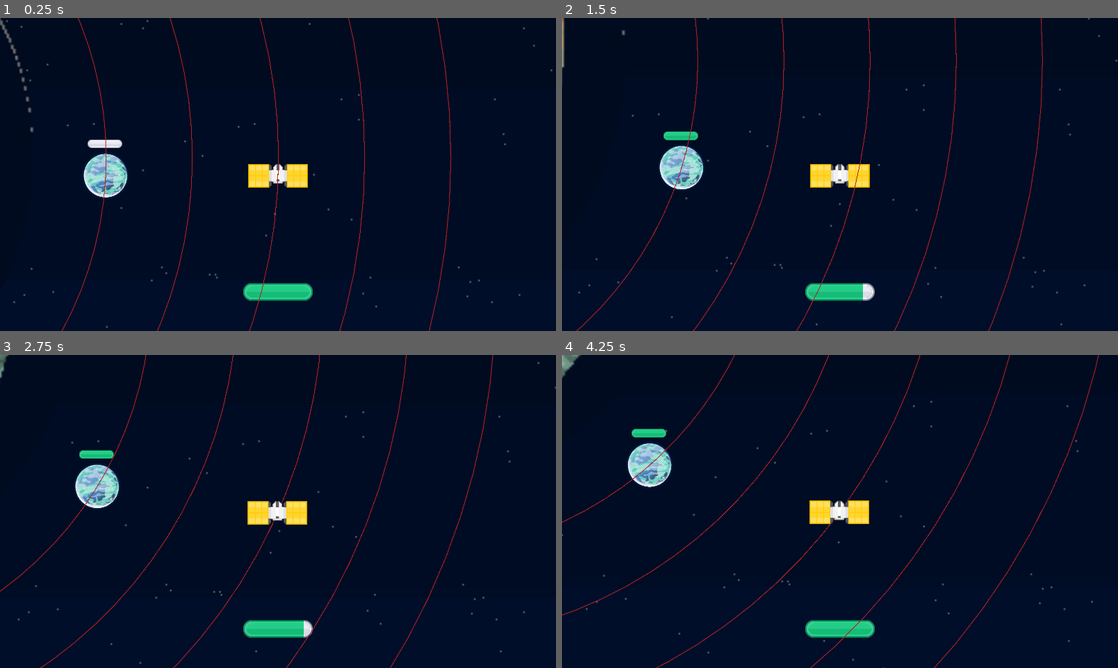
Above: before the commit, frames 1-4 (two rows, left to right).
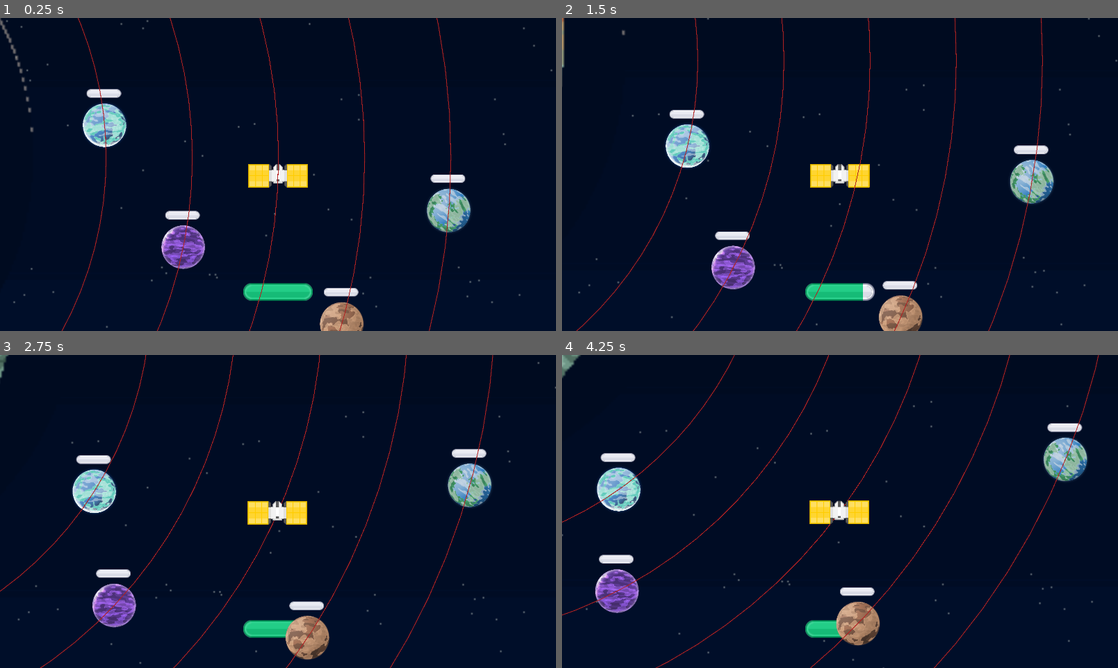
Above: after the commit, the same moments.

Repository: ThreeChooseOne/loopiter
Game: Godot game, scene res://main.tscn
Same seed, same stepped clock (60 frames per second), same inputs: the game is played once before the commit and once after it.
Inputs:
- Up to frame 1 (0.25 s): no input
- Up to frame 2 (1.5 s): tap Enter at 0.5 s; hold Up 0.53-1.28 s; tap Space at 0.6, 0.77, 1.07 s; hold Down from 1.28 s (still down); tap I at 1.35 s
- Up to frame 3 (2.75 s): tap Space at 1.52, 1.55, 1.82, 2.3 s; release Down at 2.03 s; hold Up from 2.03 s (still down); tap O at 2.1 s
- Up to frame 4 (4.25 s): tap V at 2.85 s; tap Space at 3.02, 3.05, 3.32, 3.6, 3.77, 4.07 s; release Up at 3.53 s; hold Down from 3.53 s (still down)

The runs differ from the first frame. In frame 1, 4.8% of the frame differs, in the area x 14-85%, y 22-100%; in frame 2, 4.6%; in frame 3, 4.2%; in frame 4, 5.2%, in the area x 6-95%, y 21-93%.

Commit message:
create multiple moon! (#27)
* create multiple moon!

* Add safeguards so moons don't spawn on each other

* Remove manual research since we now have automatic research :)

* Add safeguards so moons don't spawn too close to the player

Diff:
--- a/core/orbiting_body.gd
+++ b/core/orbiting_body.gd
@@ -194,13 +194,6 @@
 	speed -= 20
 	speed = clamp(speed, MIN_SPEED, MAX_SPEED)
 
-func _on_enter_pressed():
-	increment_research()
-
-func increment_research():
-	research.value = min(research.value + 1, research.max_value)
-	print("Progress: ", research.value, "/", research.max_value)
-
 func _process(delta: float) -> void:
 	progress += speed * delta
 
--- a/main.gd
+++ b/main.gd
@@ -4,8 +4,13 @@
 const player_scene = preload("res://core/player.tscn")
 var player: OrbitingBody
 
+# Track all moons for signal management
+var all_moons: Array[OrbitingBody] = []
+
+# Store speed for each orbit that has moons
+var orbit_speeds: Dictionary = {}
+
 # Input signals
-signal enter_key_pressed
 signal up_key_pressed
 signal down_key_pressed
 
@@ -15,6 +20,19 @@
 const fuel_cost = 20
 
 const num_orbits = 21
+const moons_per_orbit = 3
+
+# Define which orbits should have moons (same as debug visualization)
+const moon_orbit_indices = [0, 5, 10, 15, 20]
+
+# Speed range for orbits with moons
+const MIN_ORBIT_SPEED = 60
+const MAX_ORBIT_SPEED = 140
+
+# Moon positioning settings
+const MIN_MOON_DISTANCE = 0.15 # Minimum distance between moons (as fraction of orbit)
+const POSITION_RANDOMNESS = 0.08  # How much to randomly offset from even spacing
+const MIN_DISTANCE_FROM_PLAYER = 0.25  # Keep moons at least 25% away from player on orbit 10
 
 func _ready() -> void:
 	# Add 21 orbits
@@ -29,25 +47,12 @@
 		orbits.append(new_orbit)
 		add_child(new_orbit)
 
-	# Create a moon with collision detection
-	var gen_moon = OrbitingBody.new()
-	gen_moon.init_random_planet()
-
-	# Set up collision layers
-	gen_moon.set_collision_layer(2) # Moon layer
-	gen_moon.set_collision_mask(1) # Can collide with player layer
-
-	# Set up research area layers
-	gen_moon.set_research_collision_layer(4) # Research area layer
-	gen_moon.set_research_collision_mask(1) # Can detect player layer
-
-	# Connect to collision signals
-	gen_moon.body_collided.connect(_on_moon_collision)
-	gen_moon.area_collided.connect(_on_moon_area_collision)
-	gen_moon.research_area_entered.connect(_on_moon_research_entered)
-	gen_moon.research_area_exited.connect(_on_moon_research_exited)
-
-	orbits[0].add_child(gen_moon)
+
+	# Generate random speeds for moon orbits
+	generate_orbit_speeds()
+
+	# Add moons only to specific orbits
+	populate_selected_orbits_with_moons()
 
 	# Debug visualization
 	orbits[0].visualize_debug(true)
@@ -56,8 +61,9 @@
 	orbits[15].visualize_debug(true)
 	orbits[20].visualize_debug(true)
 
-	# Create player
+	# Create player on orbit 10
 	player = player_scene.instantiate()
+	player.name = "Player" # Important for collision detection
 	orbits[10].add_child(player)
 
 	# Set up player collision if it's also an OrbitingBody
@@ -69,8 +75,141 @@
 	up_key_pressed.connect(player._on_up_pressed)
 	down_key_pressed.connect(player._on_down_pressed)
 
-	# Hooks up signal to increment research meter
-	enter_key_pressed.connect(gen_moon._on_enter_pressed)
+func generate_orbit_speeds():
+	# Generate a random speed for each orbit that will have moons
+	for orbit_index in moon_orbit_indices:
+		var random_speed = randi_range(MIN_ORBIT_SPEED, MAX_ORBIT_SPEED)
+		orbit_speeds[orbit_index] = random_speed
+		print("Orbit ", orbit_index, " speed: ", random_speed)
+
+func populate_selected_orbits_with_moons():
+	# Add moons only to the orbits with debug visualization
+	for orbit_index in moon_orbit_indices:
+		add_moons_to_orbit(orbit_index)
+	print("Created ", all_moons.size(), " moons across ", moon_orbit_indices.size(), " orbits")
+
+func add_moons_to_orbit(orbit_index: int):
+	# Add multiple moons to a specific orbit with proper spacing
+	var orbit = orbits[orbit_index]
+	var orbit_speed = orbit_speeds[orbit_index]
+
+		# Generate positions for all moons in this orbit (player-aware for orbit 10)
+	var moon_positions = generate_moon_positions_safe(moons_per_orbit, orbit_index)
+
+	for moon_index in range(moons_per_orbit):
+		var moon = create_moon(orbit_index, moon_index, orbit_speed)
+		orbit.add_child(moon)
+		all_moons.append(moon)
+
+		# Use the calculated position
+		var moon_progress = moon_positions[moon_index]
+		moon.progress_ratio = moon_progress
+
+		print("Created moon ", moon.name, " at progress ", "%.3f" % moon_progress, " with speed ", orbit_speed)
+
+		# Extra safety check for player orbit
+		if orbit_index == 10:
+			var distance_from_player = calculate_circular_distance(moon_progress, 0.0)
+			print("  Distance from player: ", "%.3f" % distance_from_player)
+
+func generate_moon_positions_safe(num_moons: int, orbit_index: int) -> Array[float]:
+	# Generate well-spaced positions for moons, avoiding player if on same orbit
+	var positions: Array[float] = []
+	var player_position = 0.0  # Player starts at progress 0
+
+	# Start with even spacing
+	for i in range(num_moons):
+		var base_position = float(i) / float(num_moons)
+		positions.append(base_position)
+
+	# If this is the player's orbit, adjust base positions to avoid player
+	if orbit_index == 10:
+		positions = adjust_positions_for_player(positions, player_position)
+
+	# Add controlled randomness while maintaining minimum distance
+	for i in range(positions.size()):
+		var random_offset = randf_range(-POSITION_RANDOMNESS, POSITION_RANDOMNESS)
+		var new_position = positions[i] + random_offset
+
+		# Wrap around the orbit (0.0 to 1.0)
+		new_position = fmod(new_position + 1.0, 1.0)
+
+		# Check if this position is valid (far enough from other moons AND player)
+		var valid_position = is_position_valid(new_position, positions, i)
+
+		# If this is the player's orbit, also check distance from player
+		if orbit_index == 10:
+			var distance_from_player = calculate_circular_distance(new_position, player_position)
+			if distance_from_player < MIN_DISTANCE_FROM_PLAYER:
+				valid_position = false
+
+		if valid_position:
+			positions[i] = new_position
+		# If not valid, keep the original safe position
+
+	return positions
+
+func adjust_positions_for_player(positions: Array[float], player_position: float) -> Array[float]:
+	# Adjust base positions to ensure they're far from player
+	var safe_positions: Array[float] = []
+
+	for i in range(positions.size()):
+		var base_pos = positions[i]
+		var distance_from_player = calculate_circular_distance(base_pos, player_position)
+
+		if distance_from_player < MIN_DISTANCE_FROM_PLAYER:
+			# Move this position to a safe location
+			var safe_pos = player_position + MIN_DISTANCE_FROM_PLAYER + (i * 0.15)
+			safe_pos = fmod(safe_pos, 1.0)  # Wrap around
+			safe_positions.append(safe_pos)
+			print("  Adjusted moon ", i, " from ", "%.3f" % base_pos, " to ", "%.3f" % safe_pos, " (too close to player)")
+		else:
+			safe_positions.append(base_pos)
+
+	return safe_positions
+
+func is_position_valid(test_position: float, existing_positions: Array[float], skip_index: int) -> bool:
+	# Check if a position is far enough from all other moons
+	for i in range(existing_positions.size()):
+		if i == skip_index:
+			continue  # Don't compare with self
+
+		var distance = calculate_circular_distance(test_position, existing_positions[i])
+		if distance < MIN_MOON_DISTANCE:
+			return false
+
+	return true
+
+func calculate_circular_distance(pos1: float, pos2: float) -> float:
+	# Calculate the shortest distance between two positions on a circle
+	var direct_distance = abs(pos1 - pos2)
+	var wrap_distance = 1.0 - direct_distance
+	return min(direct_distance, wrap_distance)
+
+func create_moon(orbit_index: int, moon_index: int, orbit_speed: int) -> OrbitingBody:
+	# Create and configure a single moon
+	var moon = OrbitingBody.new()
+	moon.name = "Moon_" + str(orbit_index) + "_" + str(moon_index)
+	moon.init_random_planet()
+
+	# Set the moon's speed to match its orbit
+	moon.speed = orbit_speed
+
+	# Set up collision layers
+	moon.set_collision_layer(2) # Moon layer
+	moon.set_collision_mask(1) # Can collide with player layer
+
+	# Set up research area layers
+	moon.set_research_collision_layer(4) # Research area layer
+	moon.set_research_collision_mask(1) # Can detect player layer
+
+	# Connect collision signals
+	moon.body_collided.connect(_on_moon_collision)
+	moon.research_area_entered.connect(_on_moon_research_entered)
+	moon.research_area_exited.connect(_on_moon_research_exited)
+
+	return moon
+
 
 # Collision event handlers
 func _on_moon_collision(body):
@@ -79,11 +218,6 @@
 	# Check if it's the player
 	if body == player:
 		handle_player_moon_collision()
-
-# TODO: Might not need this
-func _on_moon_area_collision(area):
-	print("Moon collided with area: ", area.name)
-	# Handle area-to-area collisions (like moon hitting another moon)
 
 func _on_player_collision(body):
 	print("Player collided with: ", body.name)
@@ -139,8 +273,6 @@
 func _input(event: InputEvent) -> void:
 	if event is InputEventKey and event.pressed:
 		match event.keycode:
-			KEY_SPACE:
-				enter_key_pressed.emit()
 			KEY_UP:
 				up_key_pressed.emit()
 			KEY_DOWN:
@@ -151,3 +283,34 @@
 				move_player_outer_orbit()
 			KEY_V:
 				$DebugCanvas.toggle_viz()
+
+
+# Helper functions for debugging/management
+func get_moons_in_orbit(orbit_index: int) -> Array[OrbitingBody]:
+	# Get all moons in a specific orbit
+	var moons_in_orbit: Array[OrbitingBody] = []
+	if orbit_index < orbits.size():
+		for child in orbits[orbit_index].get_children():
+			if child is OrbitingBody and child != player:
+				moons_in_orbit.append(child)
+	return moons_in_orbit
+
+func get_total_moon_count() -> int:
+	# Get total number of moons in the game
+	return all_moons.size()
+
+func get_completed_research_count() -> int:
+	# Get number of moons with completed research
+	var completed = 0
+	for moon in all_moons:
+		if moon.research.value >= moon.research.max_value:
+			completed += 1
+	return completed
+
+func is_orbit_with_moons(orbit_index: int) -> bool:
+	# Check if an orbit has moons
+	return orbit_index in moon_orbit_indices
+
+func get_orbit_speed(orbit_index: int) -> int:
+	# Get the speed for a specific orbit
+	return orbit_speeds.get(orbit_index, 0)  # Default to 0 if not found
